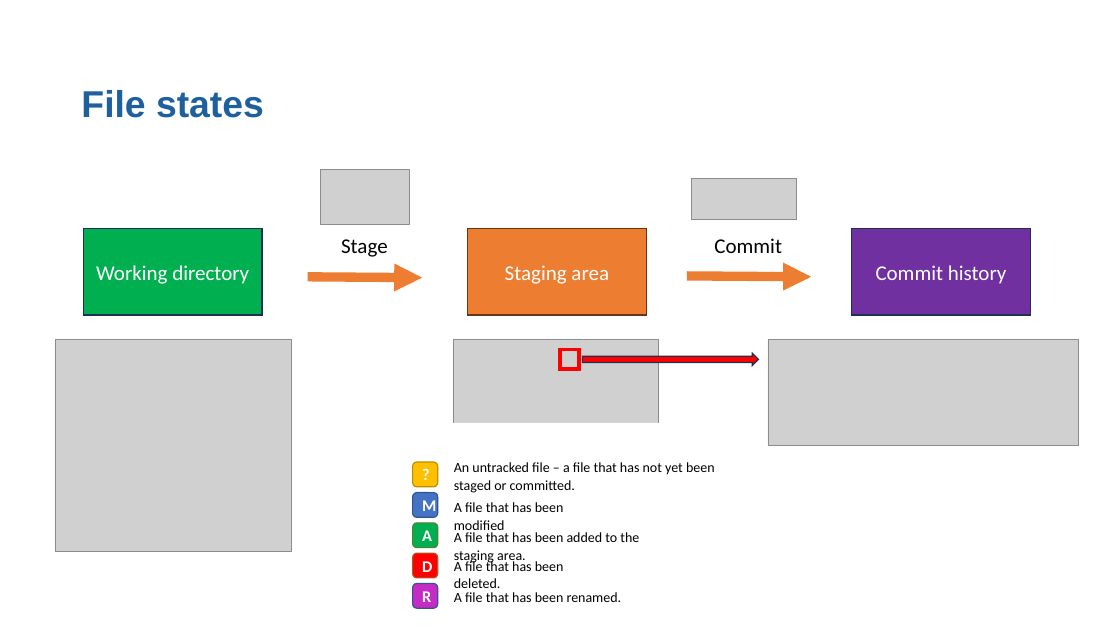
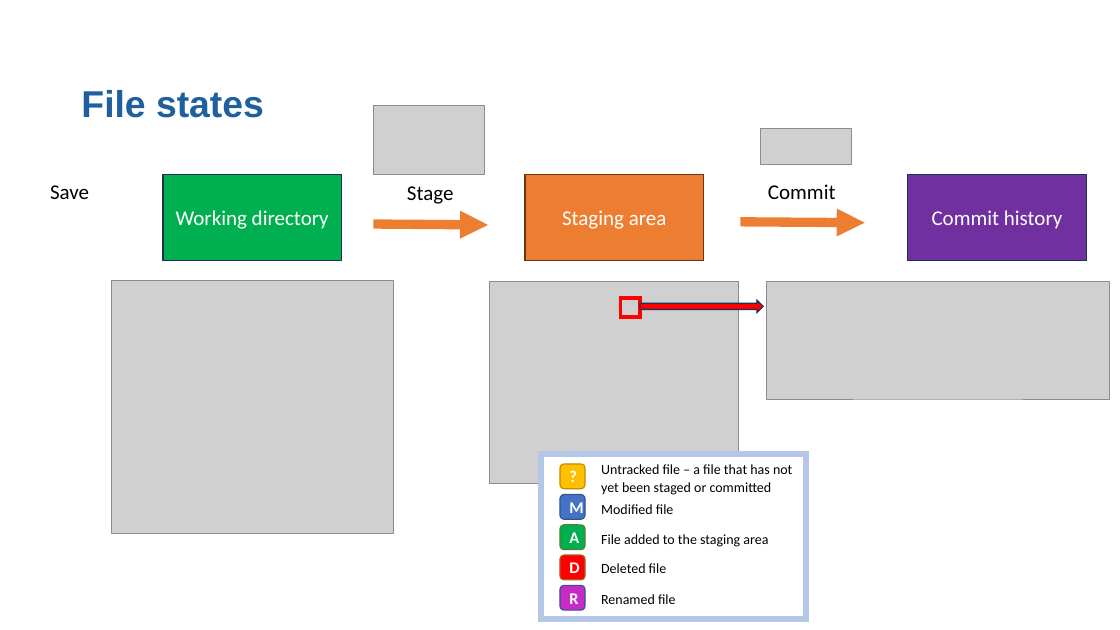
Before and after one commit to moj-analytical-services/intro_to_github_training, a slide deck: slide 11 of GitGitHub slides.pptx (slide 8 before the commit). Drawn at 1120x630 pixels with LibreOffice and Linux fonts; fonts in the diff are those of the drawing; grey boxes stand for pictures. Boxes give left, top, right and bottom in pixels: in the first picture for what was removed or moved away, otherwise in the second. Text is boxed around its words. In the diff, an @@ line names an element or a change of style, - is before the commit and + after.

Commit message:
Update slides

```diff
--- a/GitGitHub slides.pptx
+++ b/GitGitHub slides.pptx
@@ picture: place and size @@
-picture at [321,170,410,225]
+picture at [374,105,485,174]
@@ picture: place and size @@
-picture at [691,178,797,219]
+picture at [760,129,851,165]
@@ rectangle "Working directory": place and size @@
-rectangle "Working directory" at [84,229,262,315]
+rectangle "Working directory" at [163,174,341,260]
@@ text "Stage": place and size @@
-text "Stage" at [341,239,388,257]
+text "Stage" at [407,186,454,204]
@@ text added at [50,185,89,199], 18 pt, text #000000 @@
+Save
@@ arrow moved from (308, 277) - (423, 278) to (374, 224) - (488, 225) @@
@@ 2 rectangles, 1 text, 1 arrow: place and size @@
-2 rectangles, 1 text, 1 arrow at [468,229,1030,315]
+2 rectangles, 1 text, 1 arrow at [525,174,1086,260]
@@ picture: place and size @@
-picture at [55,339,292,552]
+picture at [112,281,393,534]
@@ picture: place and size @@
-picture at [454,339,659,506]
+picture at [490,281,739,484]
@@ rectangle: place and size @@
-rectangle at [560,350,580,369]
+rectangle at [621,298,640,318]
@@ picture: place and size @@
-picture at [768,339,1078,445]
+picture at [766,282,1110,400]
@@ right arrow: place and size @@
-right arrow at [582,353,759,365]
+right arrow at [640,300,764,313]
@@ rectangle removed at [437,423,670,520] @@
@@ rectangle added at [541,454,807,619], fill #FFFFFF, outline #B4C7E7 5.25 pt @@
@@ 4 rounded rectangles: place and size @@
-4 rounded rectangles at [413,462,438,608]
+4 rounded rectangles at [560,464,586,610]
@@ text at [601,464,792,495]: text changed @@
-An untracked file – a file that has not yet been
-staged or committed.
+Untracked file – a file that has not yet been staged or committed
@@ rounded rectangle "M": place and size @@
-rounded rectangle "M" at [413,492,438,517]
+rounded rectangle "M" at [560,495,586,519]
@@ text at [601,504,674,514]: text changed @@
-A file that has been modified
+Modified file
@@ text at [601,534,768,547]: text changed @@
-A file that has been added to the staging area.
+File added to the staging area
@@ text at [601,563,667,573]: text changed @@
-A file that has been deleted.
+Deleted file
@@ text at [601,594,676,604]: text changed @@
-A file that has been renamed.
+Renamed file
```
Also in this commit, not shown: 4 other slides changed, 4 slides added.
